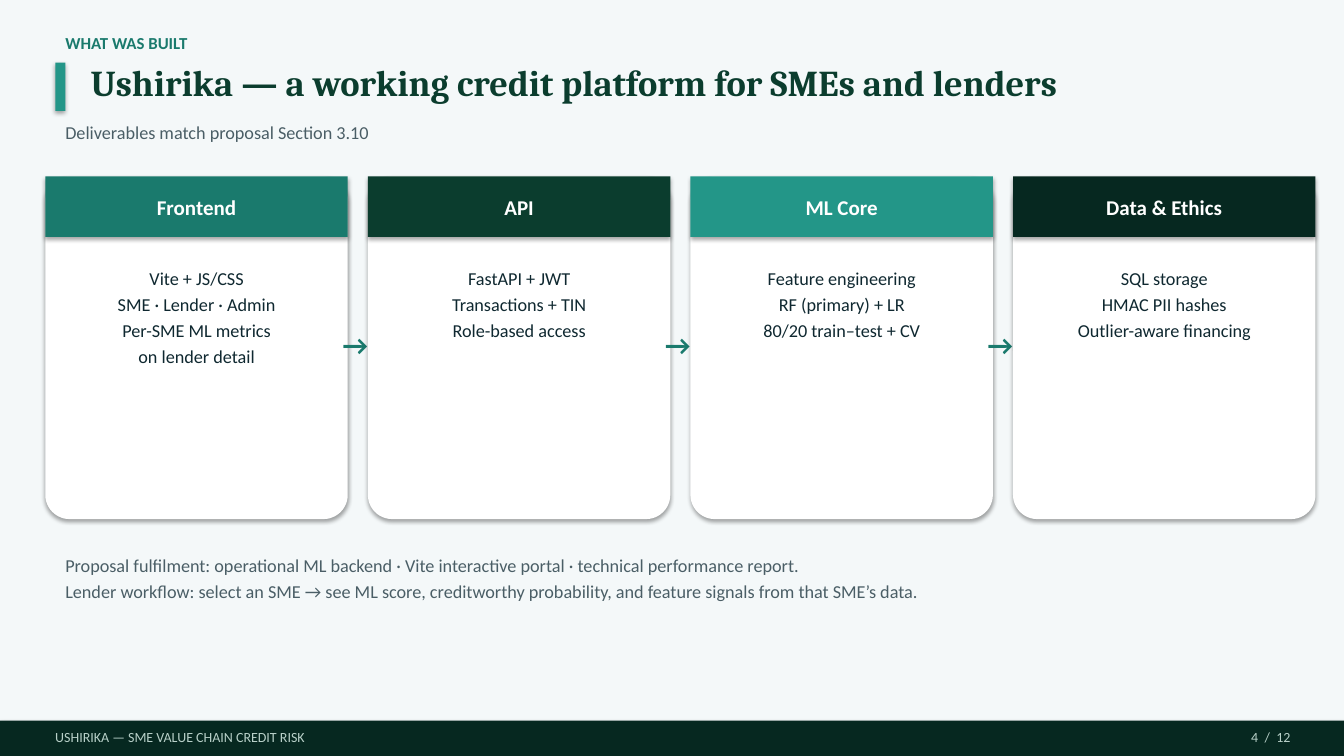
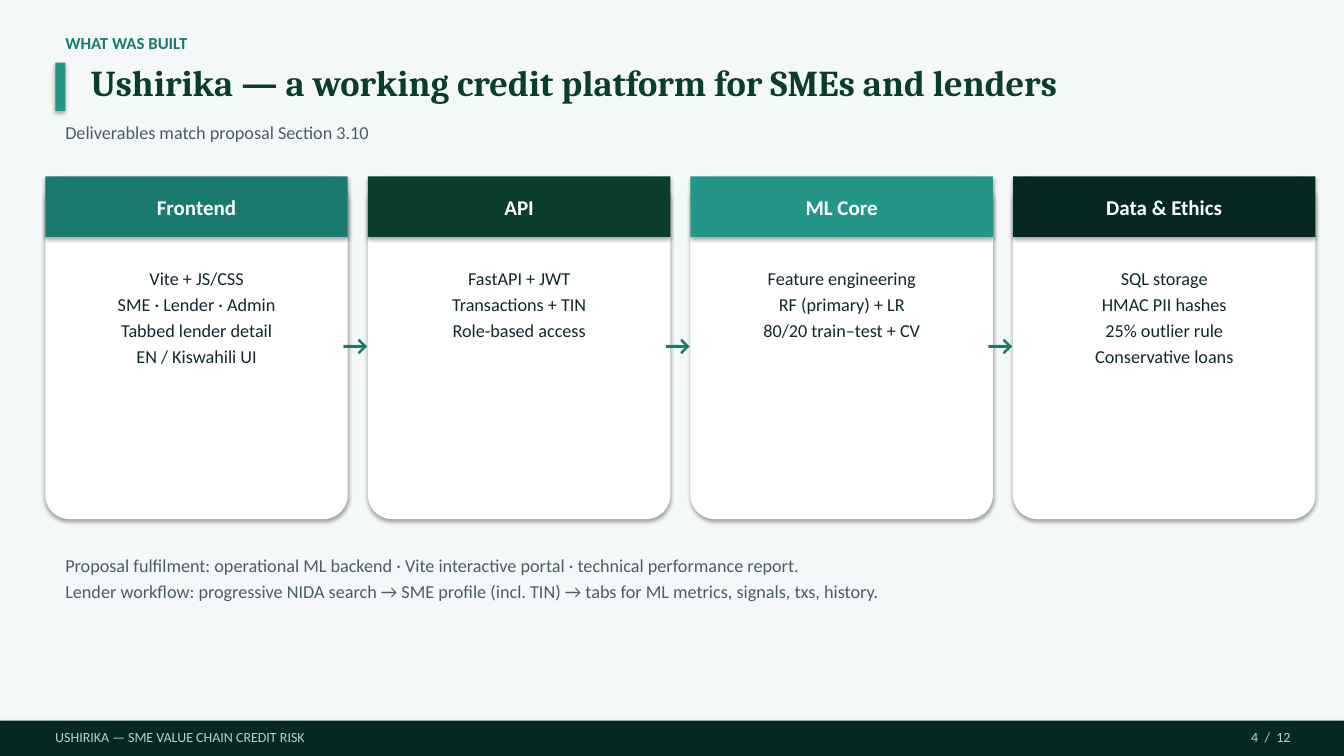
Before and after one commit to Dmmkuliku/ushirika-sme-credit, a slide deck: slide 4 of Presentation/Ushirika_Group15_Defence_v13.pptx. Drawn at 1344x756 pixels with LibreOffice and Linux fonts; fonts in the diff are those of the drawing. Boxes give left, top, right and bottom in pixels: in the first picture for what was removed or moved away, otherwise in the second. Text is boxed around its words. In the diff, an @@ line names an element or a change of style, - is before the commit and + after.

```diff
--- a/Presentation/Ushirika_Group15_Defence_v13.pptx
+++ b/Presentation/Ushirika_Group15_Defence_v13.pptx
@@ text at (121,324,272,363): text changed @@
-Per-SME ML metrics
-on lender detail
+Tabbed lender detail
+EN / Kiswahili UI
@@ text at (1095,324,1233,363): text changed @@
-Outlier-aware financing
+25% outlier rule
+Conservative loans
@@ text at (65,585,878,601): text changed @@
-Lender workflow: select an SME → see ML score, creditworthy probability, and feature signals from that SME’s data.
+Lender workflow: progressive NIDA search → SME profile (incl. TIN) → tabs for ML metrics, signals, txs, history.
```
Also in this commit, not shown: 3 other slides changed, 3 other files.
